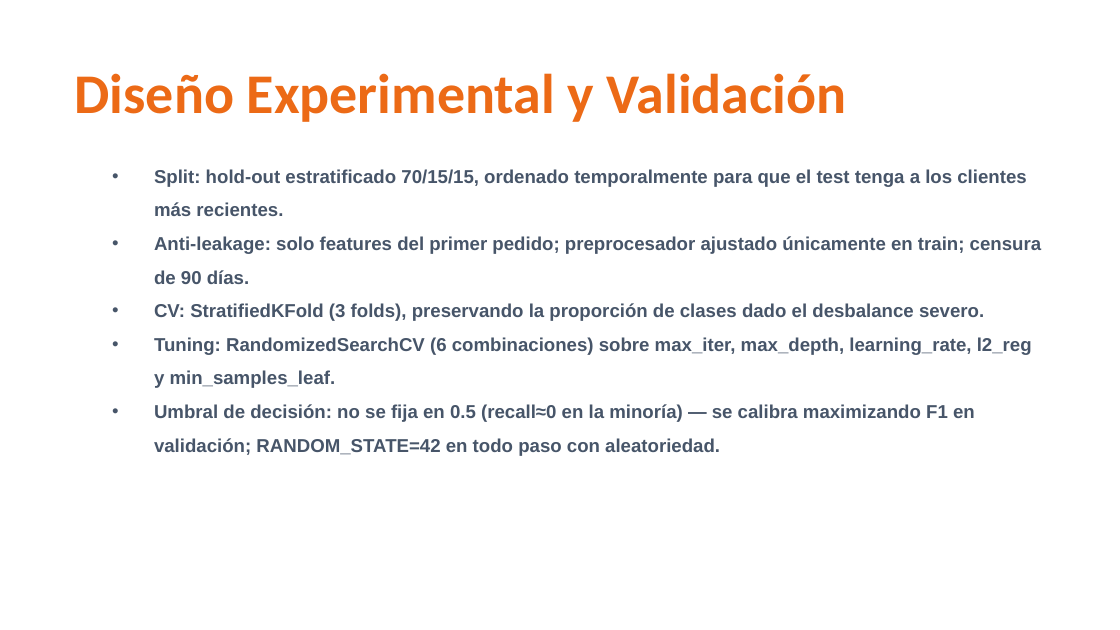
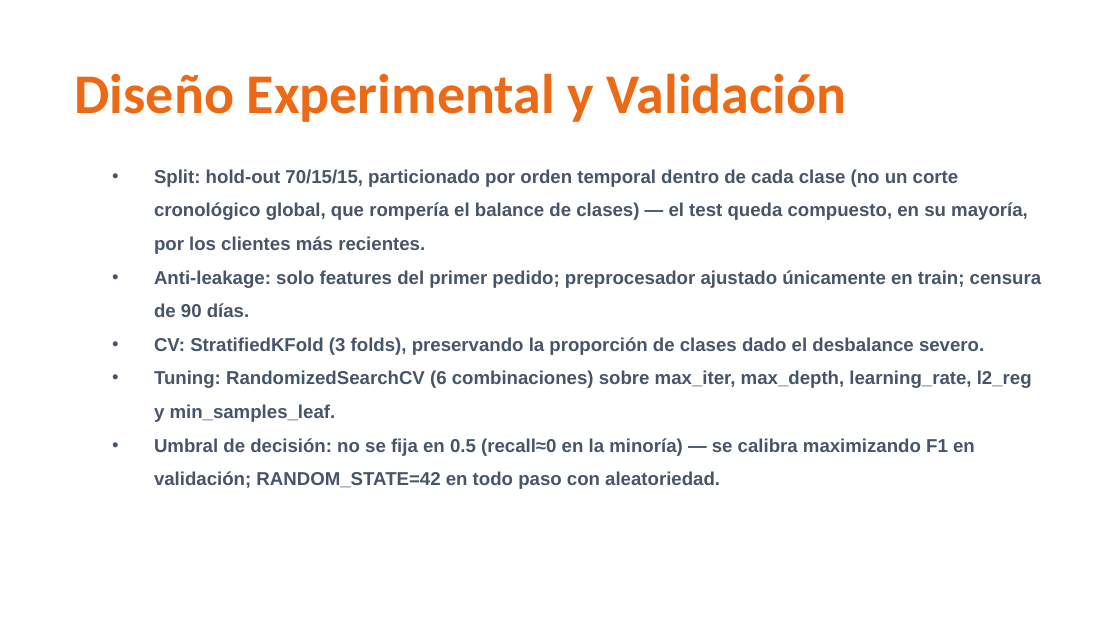
Before and after one commit to alexanderbaidal/ucg-olist-repeat-purchase-prediction, a slide deck: slide 12 of docs/Defensa_ShopMart_Olist.pptx. Drawn at 1120x630 pixels with LibreOffice and Linux fonts; fonts in the diff are those of the drawing; background and template pictures are left out. Boxes give left, top, right and bottom in pixels: in the first picture for what was removed or moved away, otherwise in the second. Text is boxed around its words. In the diff, an @@ line names an element or a change of style, - is before the commit and + after.

```diff
--- a/docs/Defensa_ShopMart_Olist.pptx
+++ b/docs/Defensa_ShopMart_Olist.pptx
@@ text at (x1=154, y1=169, x2=1028, y2=254): text changed @@
-• Split: hold-out estratificado 70/15/15, ordenado temporalmente para que el test tenga a los clientes más recientes.
+• Split: hold-out 70/15/15, particionado por orden temporal dentro de cada clase (no un corte cronológico global, que rompería el balance de clases) — el test queda compuesto, en su mayoría, por los clientes más recientes.
```
Also in this commit, not shown: 5 other slides changed, 24 other files.
